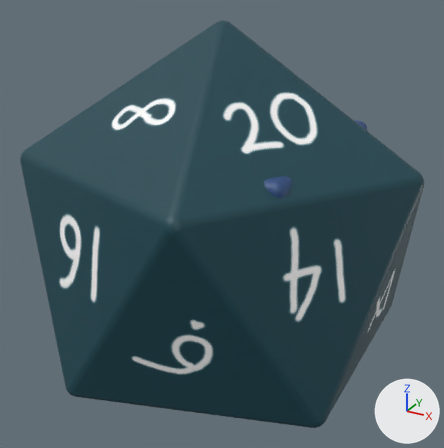
The glTF model public/devdice.glb: old version first, new version second.
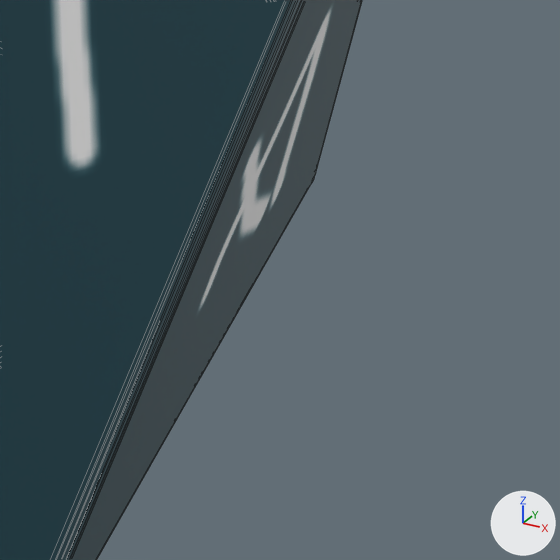
The first picture shows the older version from a 50 mm camera at (0.275, -0.501, 0.264) aimed at (-0.003, 0.004, 0.012). The close-ups show both versions on the part from 73% to 100% of the width and 60% to 86% of the height of that picture. The axes (+X, +Y, +Z) are drawn at lower right. The lights are the same throughout. The close-ups show mesh edges as thin lines. Objects named as collision shapes, trigger or cutter boxes, shadow casters or lower levels of detail are left out. Where no turn or scale is listed for an object, it has been applied to the vertices.

In view in the first close-up: 'd20_model'.
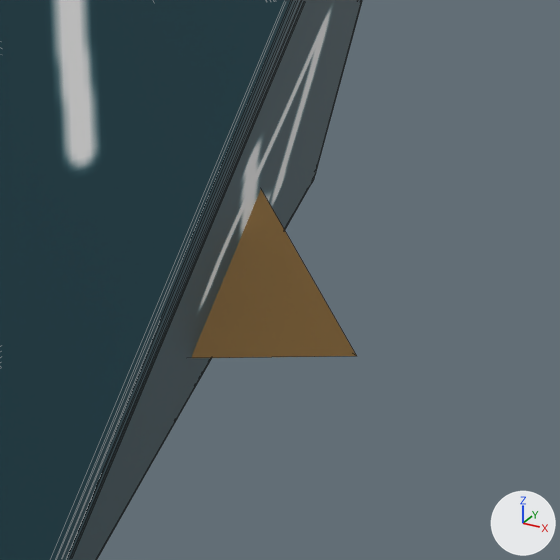
Where the change shows, as pixel boxes [x1, y1, x2, y2] in the close-ups (560 x 560 px):
'd4_model', added (brown)
    after: [191, 190, 357, 358]

What the commit changed:
Picture 'd4_numbers' (img_d4_numbers) is new.
Material 'd4_numbers' (mat_d4_numbers) is new.
Its texture is img_d4_numbers.
Mesh me_solid is new.
It has 4 vertices, 4 faces and spans x -0.094..0.189, y -0.163..0.163, z -0.067..0.2.
It uses material mat_d4_numbers (picture img_d4_numbers).
Object 'd4_model' (ob_d4_model) is new; it shows me_solid.
Its location is (0.0, 0.0, 0.0).
